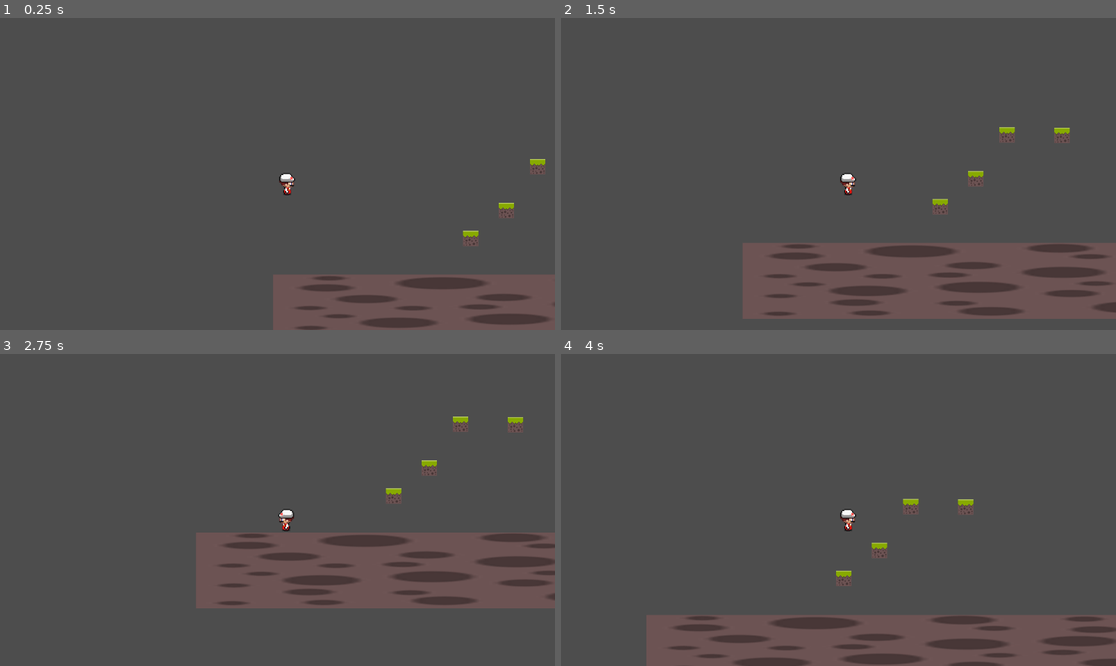
Above: before the commit, frames 1-4 (two rows, left to right).
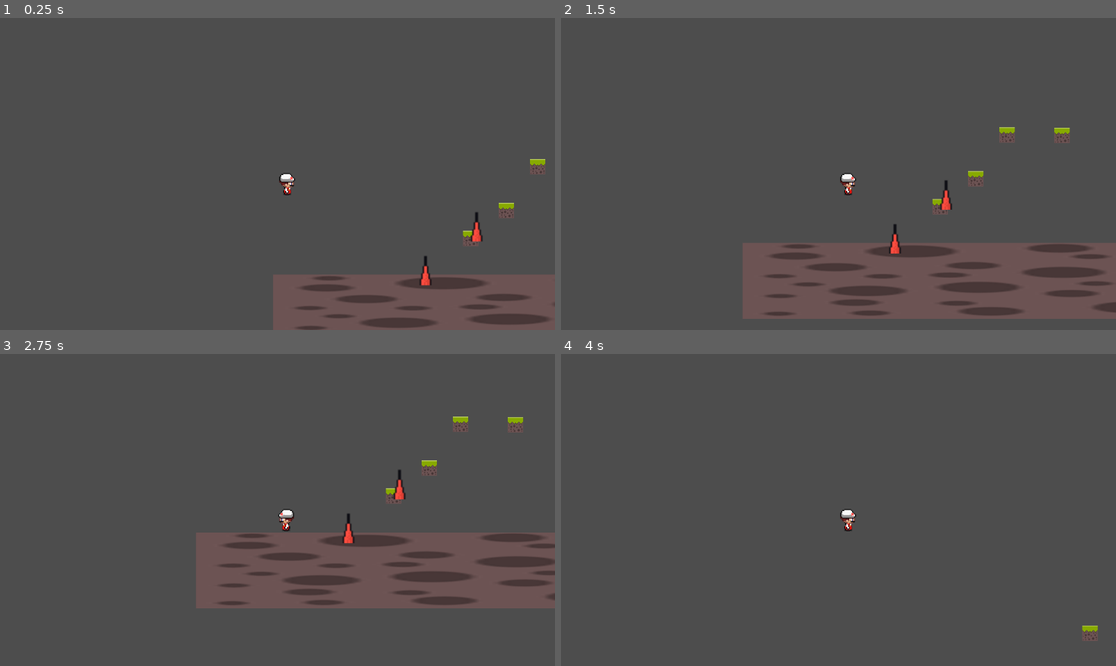
Above: after the commit, the same moments.

Repository: fardiiansyahh/Platforming-Game
Game: Godot game, scene res://Main.tscn
Two runs of this game, one before a commit and one after it. Both use one fixed random seed, a clock stepped at 60 frames per second and the inputs below.
Inputs:
- Up to frame 1 (0.25 s): no input
- Up to frame 2 (1.5 s): hold Right (ui_right) from 0.53 s (still down); tap Up (ui_up) at 0.77 s
- Up to frame 3 (2.75 s): tap Up (ui_up) at 1.52 s; release Right (ui_right) at 2.03 s; hold Left (ui_left) from 2.03 s (still down)
- Up to frame 4 (4 s): release Left (ui_left) at 2.78 s; hold Right (ui_right) from 2.78 s (still down); tap Up (ui_up) at 3.02, 3.77 s

The runs differ from the first frame. In frame 1, 0.2% of the frame differs, in the area x 75-87%, y 62-86%; in frame 2, 0.2%; in frame 3, 0.2%; in frame 4, 9.8%, in the area x 15-100%, y 46-100%.

Commit message:
added respawning feature

Diff:
--- a/Main.tscn
+++ b/Main.tscn
@@ -3,6 +3,7 @@
 [ext_resource type="PackedScene" uid="uid://cfojgjlp51aui" path="res://player.tscn" id="1_glv2v"]
 [ext_resource type="Texture2D" uid="uid://ytkq3my1vxxa" path="res://Tiles/dirt_96x96.png" id="1_r0du0"]
 [ext_resource type="PackedScene" uid="uid://0a1ew71huacv" path="res://platform.tscn" id="3_r0du0"]
+[ext_resource type="PackedScene" uid="uid://bfxyys0p4g6x7" path="res://spike.tscn" id="4_cm0pq"]
 
 [sub_resource type="RectangleShape2D" id="RectangleShape2D_rxg2q"]
 size = Vector2(1159, 150)
@@ -35,3 +36,9 @@
 
 [node name="Platform4" parent="." unique_id=395875915 instance=ExtResource("3_r0du0")]
 position = Vector2(546, 261)
+
+[node name="Spike" parent="." unique_id=1755855767 instance=ExtResource("4_cm0pq")]
+position = Vector2(320, 480)
+
+[node name="Spike2" parent="." unique_id=1903573728 instance=ExtResource("4_cm0pq")]
+position = Vector2(426, 389)
--- a/player.gd
+++ b/player.gd
@@ -16,7 +16,7 @@
 func respawn():
 	global_position = spawn_position
 	velocity = Vector2.ZERO
-
+	$Death_sound.play()
 
 
 func _physics_process(delta):
--- a/player.tscn
+++ b/player.tscn
@@ -4,6 +4,7 @@
 [ext_resource type="Script" uid="uid://1ks3wsp4ja0s" path="res://player.gd" id="1_onrkg"]
 [ext_resource type="AudioStream" uid="uid://btnblloimjb0o" path="res://qubodup-cfork-ccby3-jump.ogg" id="3_i3pqv"]
 [ext_resource type="AudioStream" uid="uid://ctojanrno3khq" path="res://land.wav" id="4_hqtel"]
+[ext_resource type="AudioStream" uid="uid://ccnfa27h1t87v" path="res://vgdeathsound.wav" id="5_sweqy"]
 
 [sub_resource type="RectangleShape2D" id="RectangleShape2D_hqtel"]
 size = Vector2(58, 56)
@@ -29,3 +30,6 @@
 
 [node name="Land_sound" type="AudioStreamPlayer2D" parent="." unique_id=541348607]
 stream = ExtResource("4_hqtel")
+
+[node name="Death_sound" type="AudioStreamPlayer2D" parent="." unique_id=921377687]
+stream = ExtResource("5_sweqy")
--- a/project.godot
+++ b/project.godot
@@ -15,6 +15,10 @@
 config/features=PackedStringArray("4.6", "Forward Plus")
 config/icon="res://icon.svg"
 
+[editor_plugins]
+
+enabled=PackedStringArray("res://addons/aseprite_spritesheet_importer/plugin.cfg")
+
 [physics]
 
 3d/physics_engine="Jolt Physics"
--- /dev/null
+++ b/spike.gd
@@ -0,0 +1,18 @@
+extends Area2D
+
+
+
+
+# Called when the node enters the scene tree for the first time.
+func _ready() -> void:
+	pass # Replace with function body.
+
+
+# Called every frame. 'delta' is the elapsed time since the previous frame.
+func _process(delta: float) -> void:
+	pass
+
+
+func _on_body_entered(body: Node2D) -> void:
+	if body.has_method("respawn"):
+		body.respawn()
--- a/spike.tscn
+++ b/spike.tscn
@@ -1,17 +1,22 @@
 [gd_scene format=3 uid="uid://bfxyys0p4g6x7"]
 
+[ext_resource type="Script" uid="uid://dhe1rngrrbjha" path="res://spike.gd" id="1_7k7bx"]
 [ext_resource type="Texture2D" uid="uid://dgt3nbyfhtgru" path="res://Tiles/spr_spike.png" id="1_8ryga"]
 
 [sub_resource type="RectangleShape2D" id="RectangleShape2D_7k7bx"]
 size = Vector2(8, 20.5)
 
 [node name="Spike" type="Area2D" unique_id=1755855767]
+script = ExtResource("1_7k7bx")
 
 [node name="Sprite2D" type="Sprite2D" parent="." unique_id=1580911740]
+scale = Vector2(3, 3)
 texture = ExtResource("1_8ryga")
 region_enabled = true
 region_rect = Rect2(51.382362, 3.0293465, 9.712372, 22.302483)
 
 [node name="CollisionShape2D" type="CollisionShape2D" parent="." unique_id=1469962720]
-position = Vector2(0, 0.75)
+position = Vector2(-7, -21)
 shape = SubResource("RectangleShape2D_7k7bx")
+
+[connection signal="body_entered" from="." to="." method="_on_body_entered"]
Not shown, added: spike.gd.uid
Not shown, added: vgdeathsound.wav.import
Not shown, added: vgdeathsound.wav
